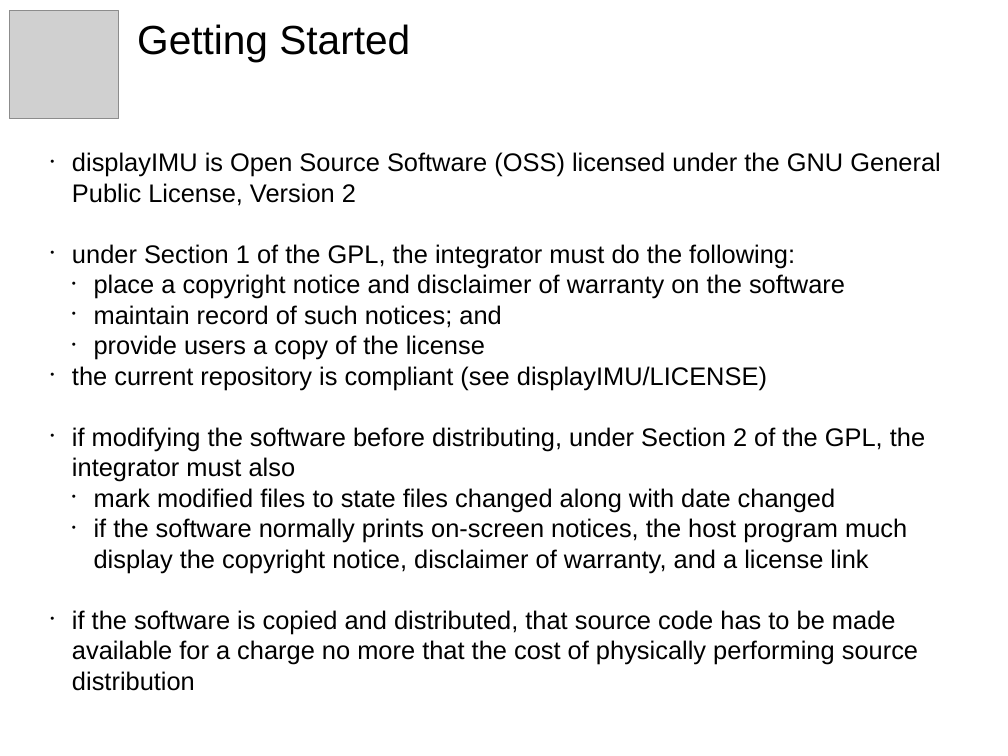
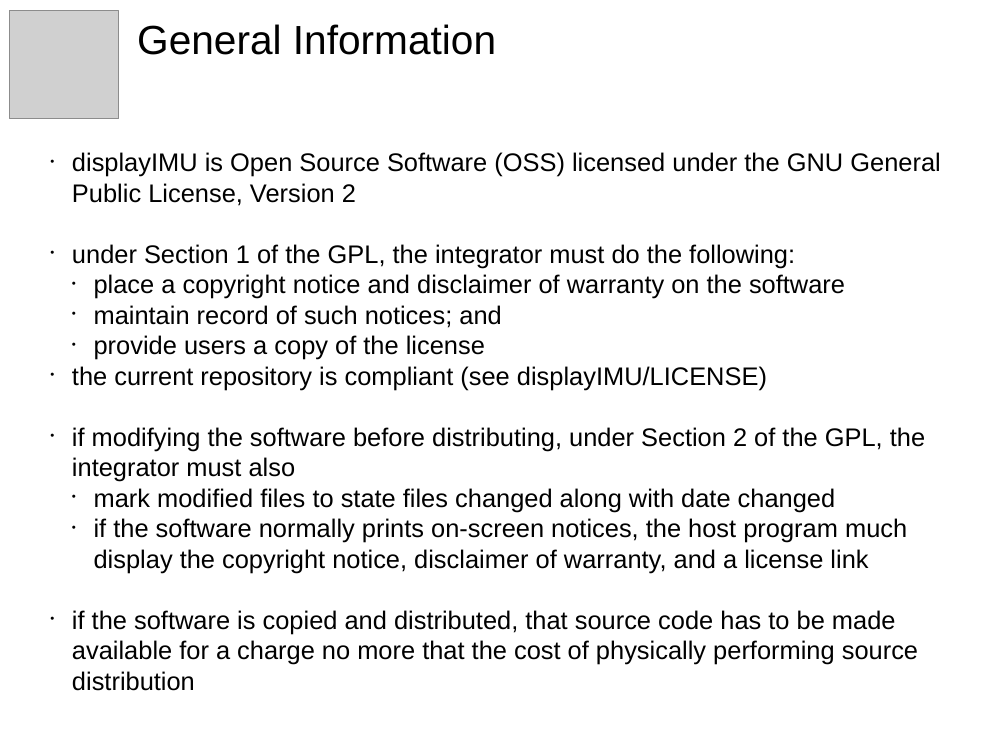
Before and after one commit to ssymeonidis/displayIMU, a slide deck: slide 2 of doc/IP_FAQ.odp. Drawn at 1008x756 pixels with LibreOffice and Linux fonts; fonts in the diff are those of the drawing; grey boxes stand for pictures. Boxes give left, top, right and bottom in pixels: in the first picture for what was removed or moved away, otherwise in the second. Text is boxed around its words. In the diff, an @@ line names an element or a change of style, - is before the commit and + after.

```diff
--- a/doc/IP_FAQ.odp
+++ b/doc/IP_FAQ.odp
@@ title at <box>137,24,496,55</box>: text changed @@
-Getting Started
+General Information
```
Also in this commit, not shown: 1 other slide changed, 1 slide added, 1 other file.
